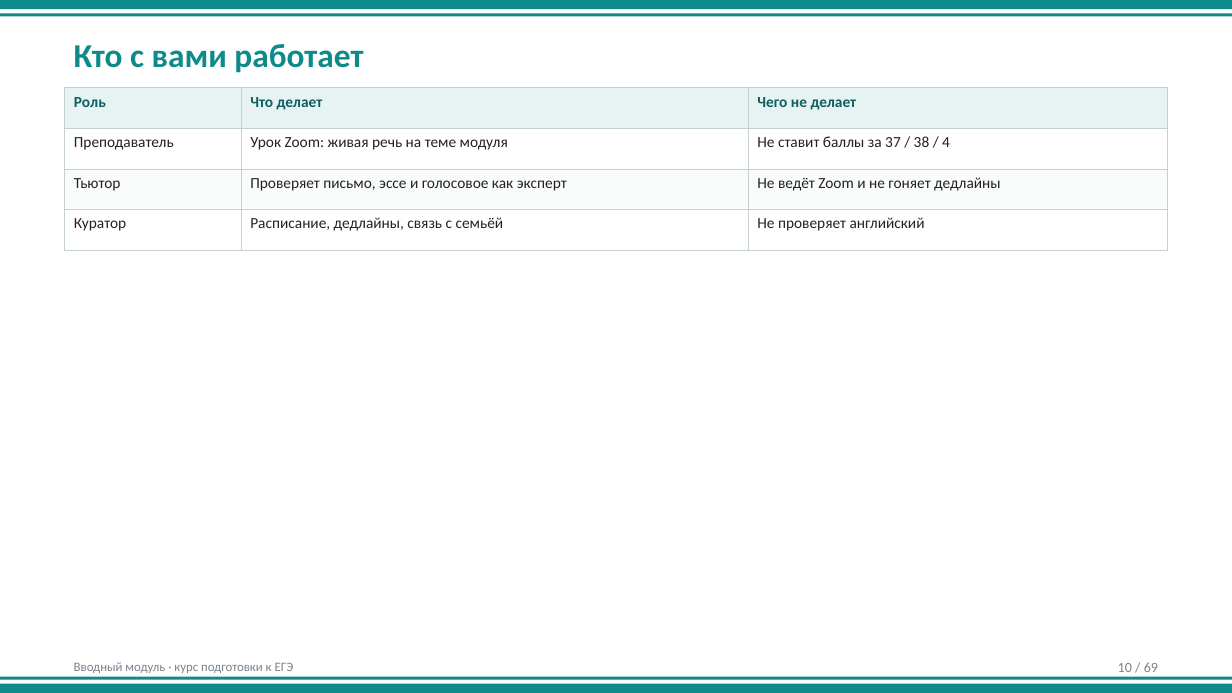
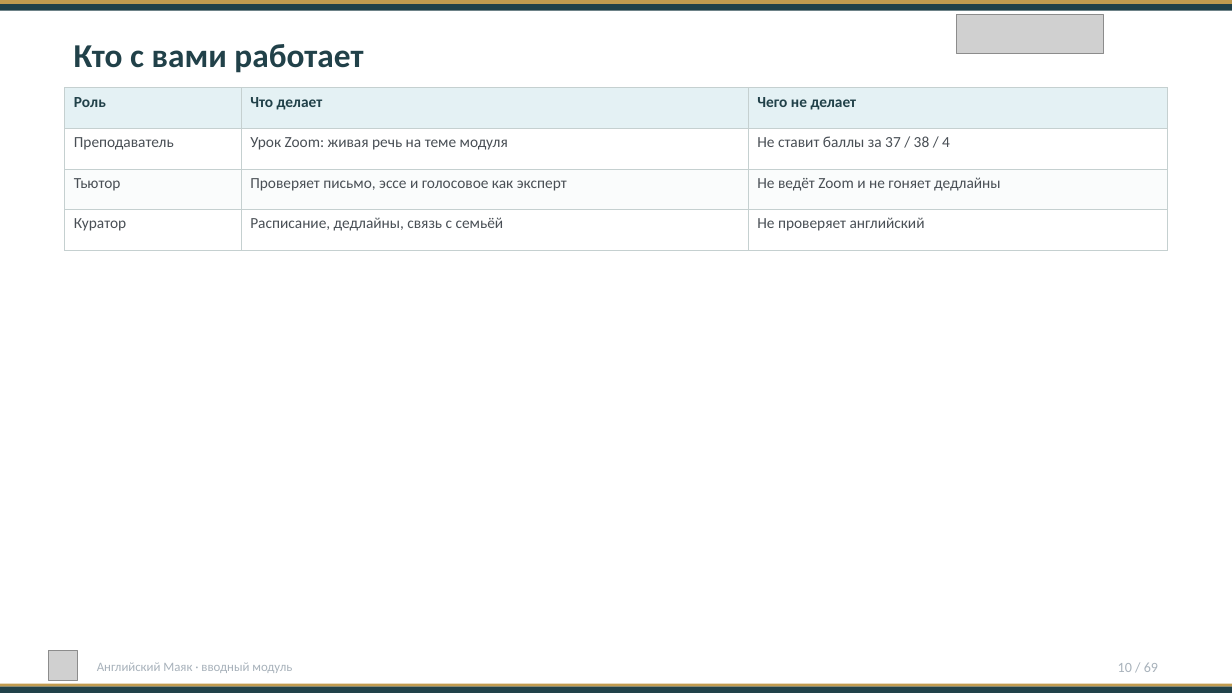
Before and after one commit to munlightshadow/music, a slide deck: slide 10 of ege-english-course/03-curriculum/intro-student/вводный-модуль.pptx. Drawn at 1232x693 pixels with LibreOffice and Linux fonts; fonts in the diff are those of the drawing; grey boxes stand for pictures. Boxes give left, top, right and bottom in pixels: in the first picture for what was removed or moved away, otherwise in the second. Text is boxed around its words. In the diff, an @@ line names an element or a change of style, - is before the commit and + after.

```diff
--- a/ege-english-course/03-curriculum/intro-student/вводный-модуль.pptx
+++ b/ege-english-course/03-curriculum/intro-student/вводный-модуль.pptx
@@ rectangle at <box>0,4,1232,10</box>: fill #0E8A8A to #214149 @@
@@ rectangle: place and size @@
-rectangle at <box>0,0,1232,9</box>
+rectangle at <box>0,0,1232,4</box>
@@ rectangle at <box>0,0,1232,4</box>: fill #0E8A8A to #C19B4F @@
@@ rectangle: place and size @@
-rectangle at <box>0,13,1232,16</box>
+rectangle at <box>0,4,1232,10</box>
@@ picture added at <box>957,15,1104,54</box> @@
@@ text "Кто с вами работает" at <box>74,44,363,73</box>: text colour #0E8A8A to #214149 @@
@@ table at <box>65,88,1167,250</box> @@
@@ fill #E7F3F3 to #E4F1F4 in row 1 @@
@@ text colour #0E5F5F to #214149 in "Роль", "Что делает", "Чего не делает" @@
@@ text colour #222222 to #494F55 in "Преподаватель", "Урок Zoom: живая речь на теме модуля", "Не ставит баллы за 37 / 38 ...", "Тьютор" and 5 more places @@
@@ picture added at <box>48,651,78,680</box> @@
@@ text "10 / 69" at <box>1118,662,1158,672</box>: text colour #7A838C to #A8B2BB @@
@@ rectangle at <box>0,687,1232,693</box>: fill #0E8A8A to #214149 @@
@@ rectangle at <box>0,684,1232,687</box>: fill #0E8A8A to #C19B4F @@
@@ rectangle: place and size @@
-rectangle at <box>0,677,1232,679</box>
+rectangle at <box>0,684,1232,687</box>
@@ text at <box>97,662,292,673</box>: text changed; text colour #7A838C to #A8B2BB @@
-Вводный модуль · курс подготовки к ЕГЭ
+Английский Маяк · вводный модуль
```
Also in this commit, not shown: 68 other slides changed, 20 other files.
